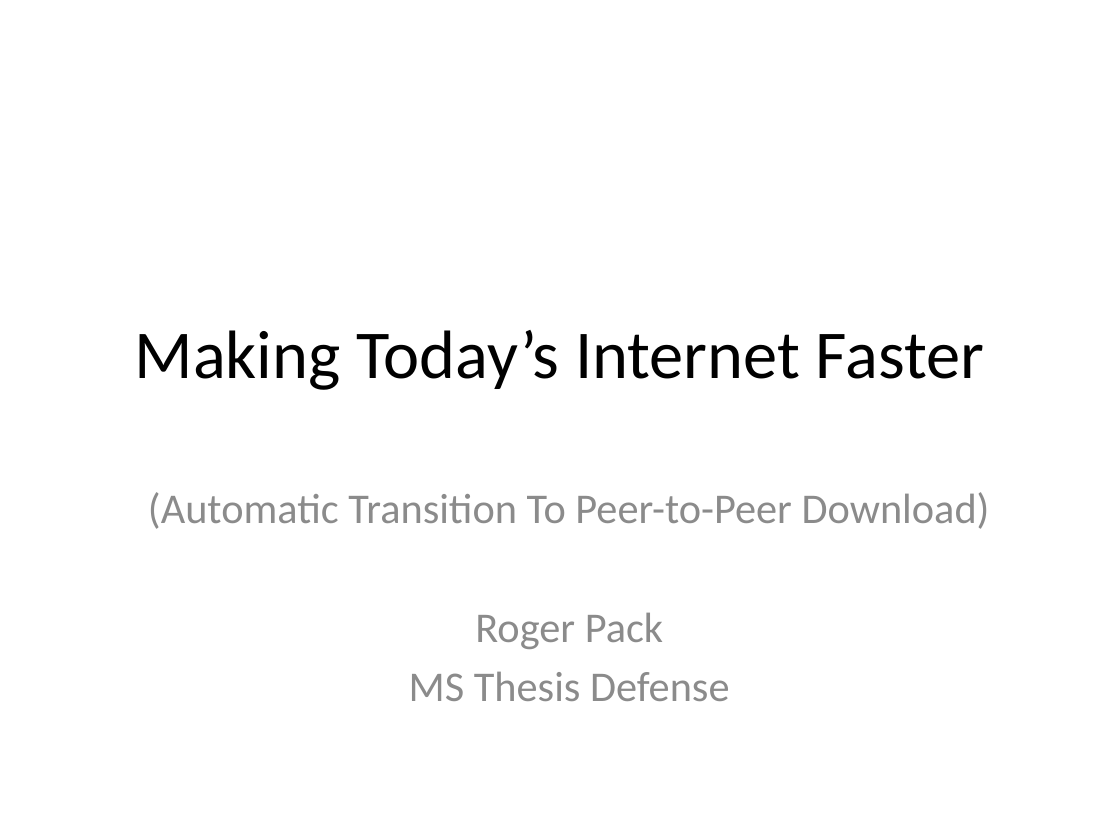
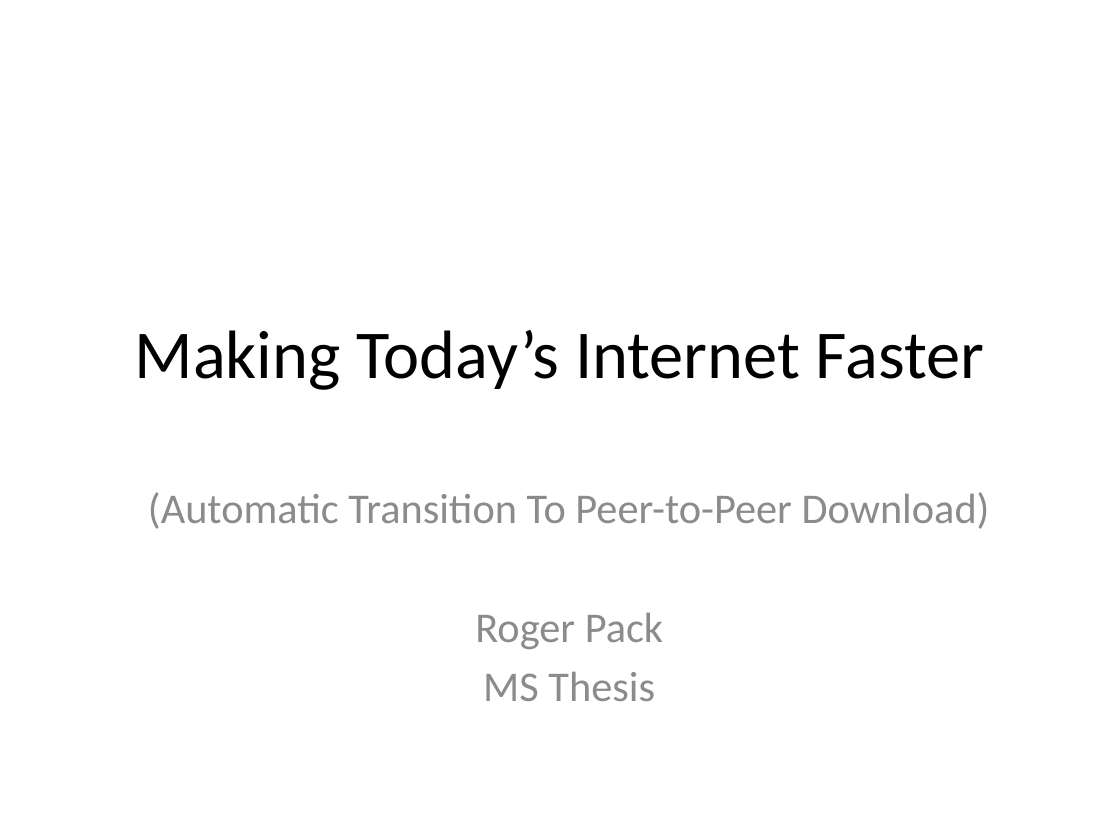
Before and after one commit to rdp/p2pwebclient, a slide deck: slide 1 of thesis_presentation/How to Make the Internet Faster.pptx. Drawn at 1120x840 pixels with LibreOffice and Linux fonts; fonts in the diff are those of the drawing. Boxes give left, top, right and bottom in pixels: in the first picture for what was removed or moved away, otherwise in the second. Text is boxed around its words. In the diff, an @@ line names an element or a change of style, - is before the commit and + after.

```diff
--- a/thesis_presentation/How to Make the Internet Faster.pptx
+++ b/thesis_presentation/How to Make the Internet Faster.pptx
@@ subtitle at box(483, 671, 655, 701): text changed @@
-MS Thesis Defense
+MS Thesis
```
Also in this commit, not shown: 21 other slides changed, 1 other file.
